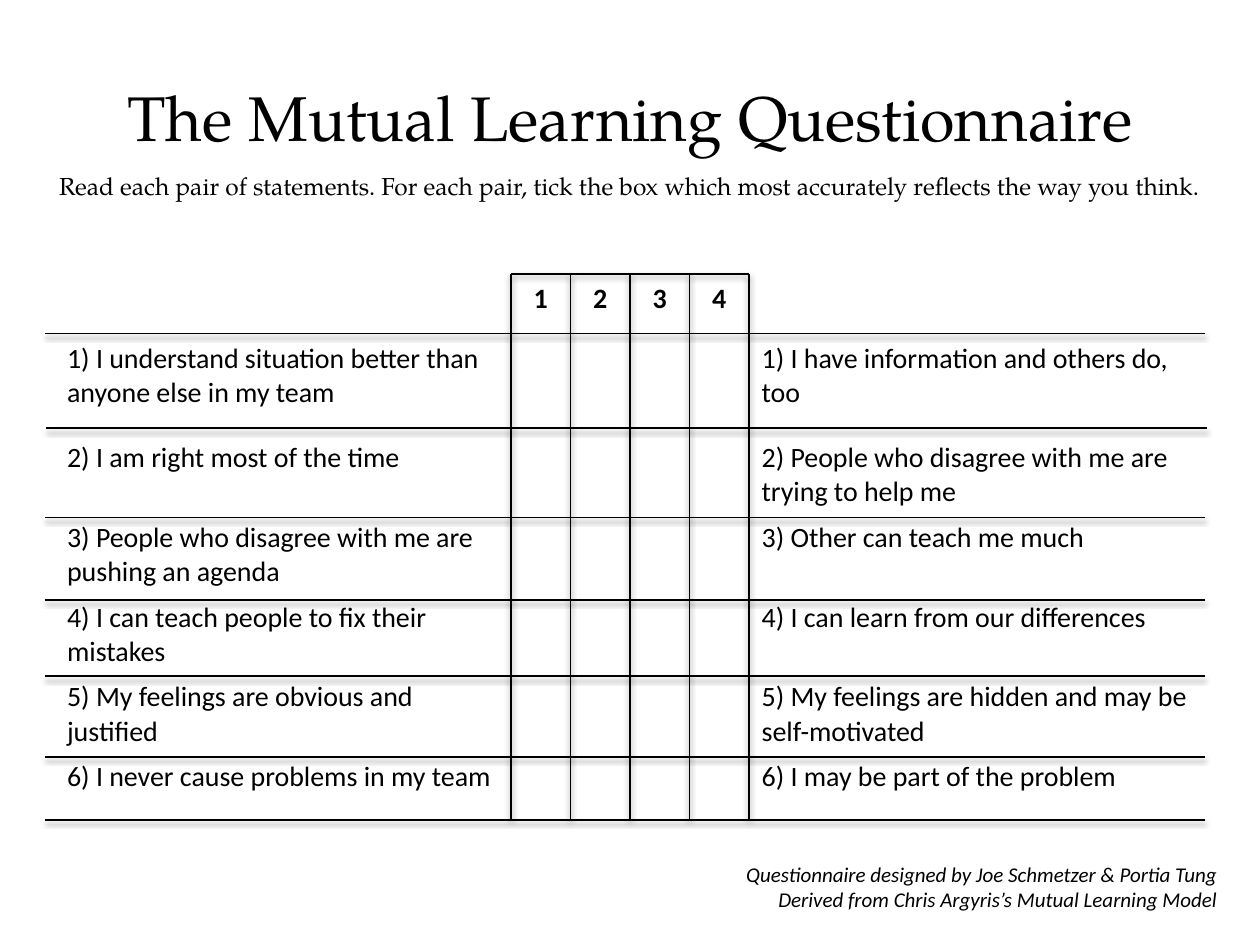
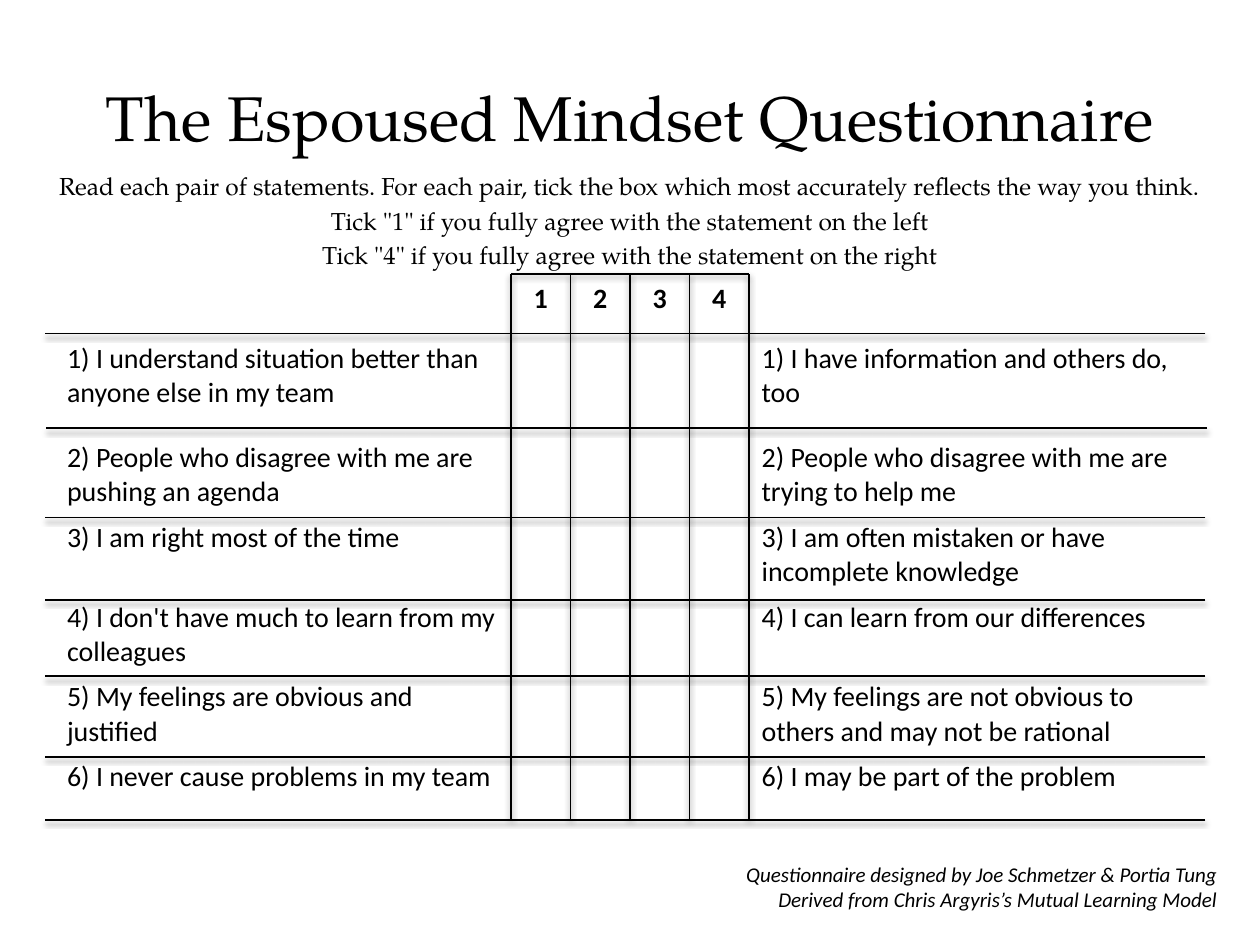
Before and after one commit to tumbarumba/effective-communication, a slide deck: slide 5 of The Fellowship of the Ring.pptx. Drawn at 1260x945 pixels with LibreOffice and Linux fonts; fonts in the diff are those of the drawing. Boxes give left, top, right and bottom in pixels: in the first picture for what was removed or moved away, otherwise in the second. Text is boxed around its words. In the diff, an @@ line names an element or a change of style, - is before the commit and + after.

Commit message:
Updated presentation with feedback from questionnaire

```diff
--- a/The Fellowship of the Ring.pptx
+++ b/The Fellowship of the Ring.pptx
@@ title at (106,95,1154,159): text changed @@
-The Mutual Learning Questionnaire
+The Espoused Mindset Questionnaire
@@ text at (322,212,937,274): paragraphs added @@
+Tick "1" if you fully agree with the statement on the left
+Tick "4" if you fully agree with the statement on the right
@@ table at (54,276,1213,800) @@
-row 3, column 1: 2) I am right most of the time
+row 3, column 1: 2) People who disagree with me are pushing an agenda
-row 4, column 1: 3) People who disagree with me are pushing an agenda
+row 4, column 1: 3) I am right most of the time
-row 4, column 6: 3) Other can teach me much
+row 4, column 6: 3) I am often mistaken or have incomplete knowledge
-row 5, column 1: 4) I can teach people to fix their mistakes
+row 5, column 1: 4) I don't have much to learn from my colleagues
-row 6, column 6: 5) My feelings are hidden and may be self-motivated
+row 6, column 6: 5) My feelings are not obvious to others and may not be rational
```
Also in this commit, not shown: 5 other slides changed.
